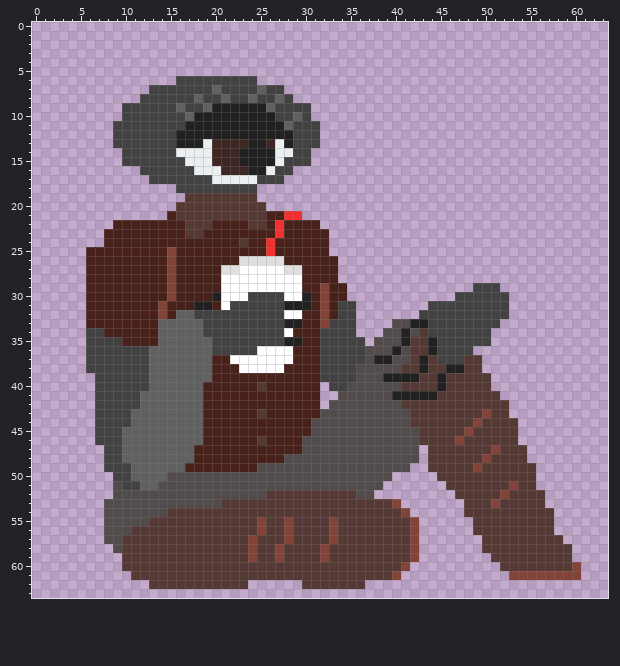
Pixel-art sprite, stored at Pictures/404_Image.png. This is how it looked before the edit.
The file is 64x64 pixels.
The result:
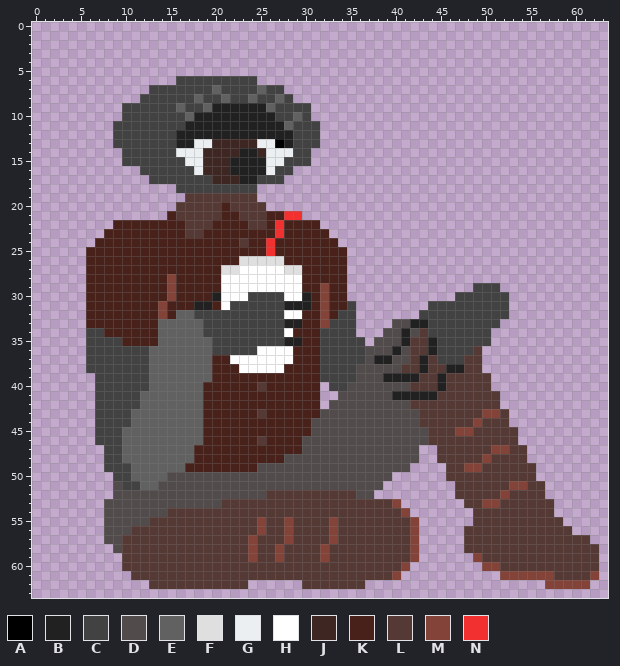
Palette (. is transparent): A #000000  B #212121  C #424242  D #524b4b  E #616161  F #dfdfdf  G #eceff1  H #ffffff  J #3e2723  K #48211a  L #553934  M #844338  N #f33030
The exact change:
y 13: x 18 B -> G; x 24..27 BBJG -> JGGA
y 14: x 19 G -> J; x 25..26 BB -> JG
y 15: x 19 G -> J; x 22 J -> B; x 26 B -> G
y 16: x 19..20 GG -> JJ; x 22..23 JJ -> BB
y 17: x 20..24 GGGGG -> JJJBB
y 20: x 21 L -> K
y 21: x 21..22 LL -> KK
y 24: x 7 . -> K; x 33 . -> K
y 25: x 15 M -> K; x 33..34 .. -> KK
y 26..27: x 15 M -> K; x 34 . -> K
y 28: x 34 . -> K
y 31: x 34 C -> K
y 36: x 49 . -> L
y 40: x 41 L -> D
y 42: x 41 L -> D; x 52 L -> .
y 43: x 42 L -> D; x 51 L -> M
y 44: x 42 L -> D; x 53 L -> .
y 45: x 43 L -> D; x 47 L -> M
y 46: x 43 L -> D; x 47 M -> L
y 47: x 44 L -> .; x 52 L -> M
y 48: x 44 L -> .
y 49: x 44..45 LL -> ..; x 48 L -> M
y 50: x 45 L -> .
y 51: x 46 L -> .; x 54 L -> M; x 56 . -> L
y 53: x 50 L -> M; x 57 . -> L
y 54: x 48 L -> .
y 55: x 58 . -> L
y 56: x 48 . -> L; x 58..59 .. -> LL
y 57: x 48..49 .. -> LL; x 59..61 ... -> LLL
y 58: x 48..49 .. -> LL; x 60..62 ... -> LLL
y 59: x 49..50 .. -> ML; x 60..62 ... -> LLL
y 60: x 50..51 .. -> MM; x 60..62 M.. -> LLL
y 61: x 52 . -> M; x 58..62 MMM.. -> LLLLM
y 62: x 57..61 ..... -> MMMMM
Boxes around the changes in both pictures, in picture pixels (x1, y1, x2, y2):
changed: (194, 139, 284, 220)
added: (95, 238, 104, 247)
changed: (329, 238, 347, 310)
changed: (167, 247, 176, 274)
added: (473, 346, 482, 355)
changed: (401, 382, 518, 580)
changed: (518, 481, 599, 589)
